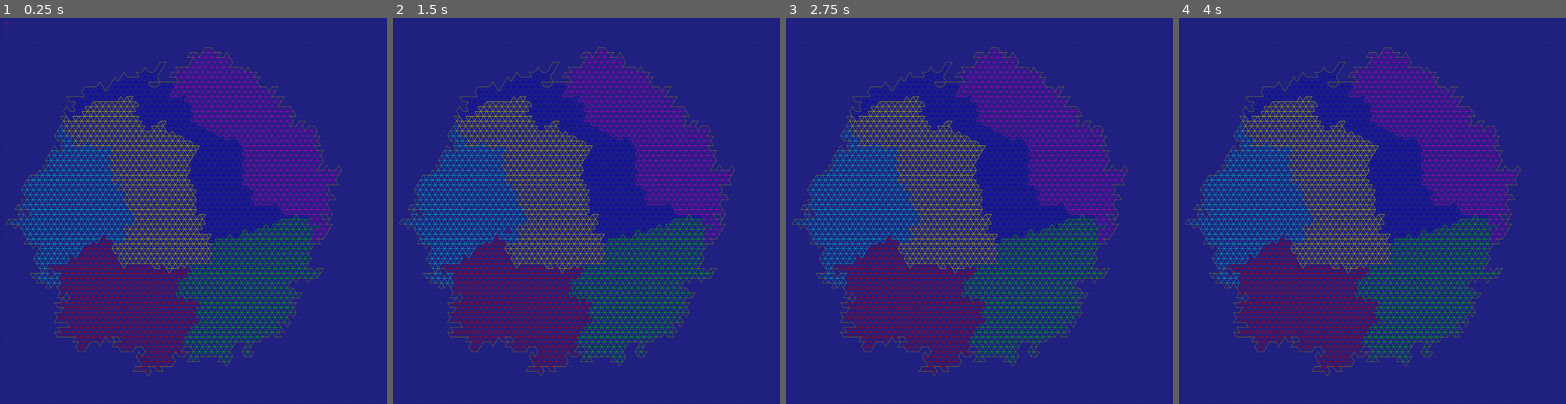
Above: before the commit, frames 1-4 (left to right).
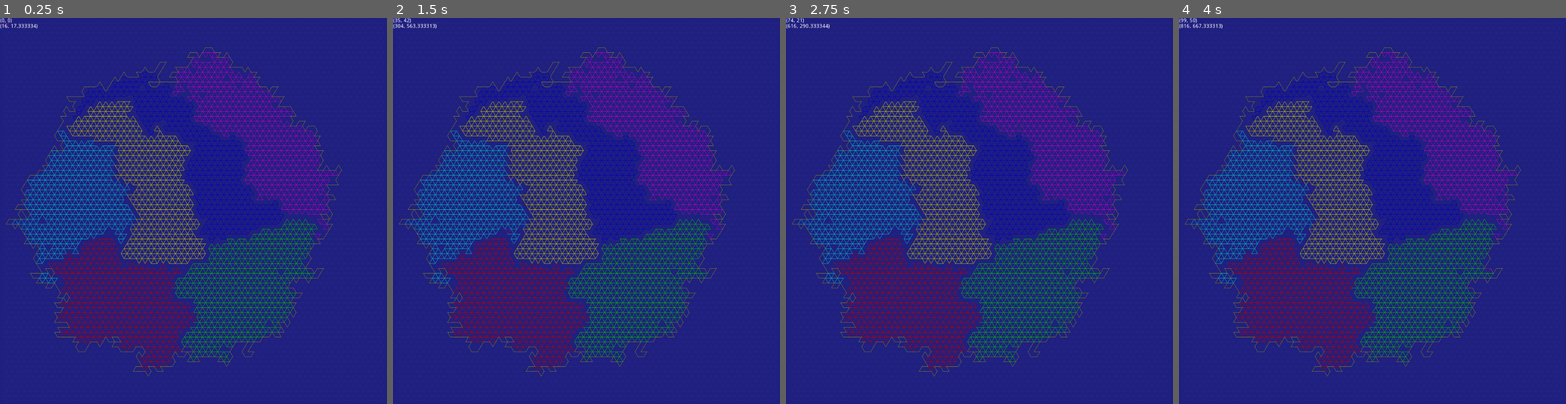
Above: after the commit, the same moments.

Repository: MichaelReel/2DMapGen_2022
Game: Godot game, scene res://PixelDrawn/TriBlobs.tscn
Same seed, same stepped clock (60 frames per second), same inputs: the game is played once before the commit and once after it. This scene is started directly instead of the project's main scene.
Inputs (mouse positions are in pixels of both pictures, inside the frame that each line leads up to):
- Up to frame 1 (0.25 s): no input
- Up to frame 2 (1.5 s): tap Enter at 0.5 s; move the mouse to (671, 191) at 0.52 s; click (671, 191) at 0.67 s; tap Space at 1.25 s; move the mouse to (509, 230) at 1.27 s; click (509, 230) at 1.42 s
- Up to frame 3 (2.75 s): tap Enter at 2 s; move the mouse to (1018, 126) at 2.02 s; click (1018, 126) at 2.17 s
- Up to frame 4 (4 s): tap Space at 2.75 s; move the mouse to (1353, 288) at 2.77 s; click (1353, 288) at 2.92 s; tap Enter at 3.5 s; move the mouse to (1488, 268) at 3.52 s; click (1488, 268) at 3.67 s

The runs differ from the first frame. In frame 1, 1.8% of the frame differs, in the area x 0-89%, y 0-92%; in frame 2, 1.8%; in frame 3, 1.8%; in frame 4, 1.8%.

Commit message:
Added some info about triangles highlighting odd ordering in grid

Diff:
--- a/PixelDrawn/TriBlobs.gd
+++ b/PixelDrawn/TriBlobs.gd
@@ -1,5 +1,6 @@
 extends TextureRect
 
+onready var status_label := $RichTextLabel
 onready var image := Image.new()
 onready var imageTexture := ImageTexture.new()
 onready var rng := RandomNumberGenerator.new()
@@ -7,6 +8,7 @@
 onready var blob_done := false
 onready var edges_done := false
 onready var regions_done := false
+onready var borders_done := false
 
 const CELL_EDGE := 16.0
 const SEA_COLOR := Color8(32, 32, 128, 255)
@@ -152,10 +154,14 @@
 	var _neighbours: Array
 	var _parent: Object = null
 	var _pos: Vector2
-
-	func _init(a: BaseLine, b: BaseLine, c: BaseLine) -> void:
+	var _index_row: int
+	var _index_col: int
+
+	func _init(a: BaseLine, b: BaseLine, c: BaseLine, index_col: int, index_row: int) -> void:
 		_points = [a.shared_point(b), a.shared_point(c), b.shared_point(c)]
 		_points.sort_custom(BasePoint, "sort_vert_hortz")
+		_index_col = index_col
+		_index_row = index_row
 		_edges = [a, b, c]
 		for edge in _edges:
 			edge.set_border_of(self)
@@ -224,6 +230,12 @@
 				current_sqr_dist = next_sqr_dist
 		return closest
 
+	func get_status() -> String:
+		var status : String = ""
+		status += "[b](%d, %d)[/b]\n" % [ _index_col, _index_row ]
+		status += "%s" % str(_pos)
+
+		return status
 
 class BaseGrid:
 	var _tri_side: float
@@ -271,8 +283,10 @@
 
 		# Go through the points and create triangles "upstream"
 		# I.e.: Triangles together with points only greater than the current point
+		var tri_row_ind : int = 0
 		for row in _grid_points:
 			var tri_row : Array = []
+			var tri_col_ind : int = 0
 			for point in row:
 				# Get connections, find connects between higher points
 				for first_line in point.higher_connections():
@@ -280,10 +294,12 @@
 					for second_line in second_point.higher_connections_to_point(point):
 						var third_point: BasePoint = second_line.other_point(second_point)
 						var third_line: BaseLine = third_point.connection_to_point(point)
-						tri_row.append(BaseTriangle.new(first_line, second_line, third_line))
+						tri_row.append(BaseTriangle.new(first_line, second_line, third_line, tri_col_ind, tri_row_ind))
 						_cell_count += 1
+						tri_col_ind += 1
 			if not tri_row.empty():
 				_grid_tris.append(tri_row)
+				tri_row_ind += 1
 
 		for tri_row in _grid_tris:
 			for tri in tri_row:
@@ -406,9 +422,11 @@
 class MouseTracker:
 	var _grid: BaseGrid
 	var _mouse_coords: Vector2
-
-	func _init(grid: BaseGrid) -> void:
+	var _status_label: RichTextLabel
+
+	func _init(grid: BaseGrid, status_label: RichTextLabel) -> void:
 		_grid = grid
+		_status_label = status_label
 
 	func update_mouse_coords(mouse_coords) -> void:
 		_mouse_coords = mouse_coords
@@ -418,6 +436,10 @@
 		var triangle: BaseTriangle = _grid.get_nearest_triangle_to(_mouse_coords)
 		triangle.draw_triangle_on_image(image, color)
 		image.unlock()
+		# Get triangle stats
+		var status_str : String = triangle.get_status()
+		_status_label.bbcode_enabled = true
+		_status_label.bbcode_text = status_str
 
 
 class Region:
@@ -425,6 +447,7 @@
 	var _debug_color: Color
 	var _cells: Array
 	var _region_front: Array
+	var _border_cells: Array
 
 	func _init(parent: TriBlob, start_triangle: BaseTriangle, debug_color: Color) -> void:
 		_parent = parent
@@ -451,7 +474,13 @@
 
 	func draw_triangles(image: Image) -> void:
 		for cell in _cells:
-			cell.draw_triangle_on_image(image, _debug_color)
+			if not cell in _border_cells:
+				cell.draw_triangle_on_image(image, _debug_color)
+
+	func find_borders() -> void:
+		for cell in _cells:
+			if cell.count_neighbours_with_parent(self) < 3:
+				_border_cells.append(cell)
 
 
 class RegionManager:
@@ -480,15 +509,20 @@
 			region.draw_triangles(image)
 		image.unlock()
 
+	func find_borders() -> void:
+		for region in _regions:
+			region.find_borders()
+
 
 func _ready() -> void:
+	status_label.text = "Starting..."
 	image.create(int(rect_size.x), int(rect_size.y), false, Image.FORMAT_RGBA8)
 	image.fill(SEA_COLOR)
 #	rng.seed = hash("island")
 	rng.seed = OS.get_system_time_msecs()
 
 	base_grid = BaseGrid.new(CELL_EDGE, rect_size)
-	mouse_tracker = MouseTracker.new(base_grid)
+	mouse_tracker = MouseTracker.new(base_grid, status_label)
 
 	var island_cells_target : int = (base_grid.get_cell_count() / 2)
 
@@ -499,9 +533,10 @@
 func _process(_delta) -> void:
 
 	if not ready:
-		pass
+		return
 
 	elif not blob_done:
+		status_label.text = "Ready..."
 		blob_done = land_blob.expand_tick()
 		base_grid.draw_grid(image, GRID_COLOR)
 		land_blob.draw_triangles(image, LAND_COLOR)
@@ -509,6 +544,7 @@
 		texture = imageTexture
 
 	elif not edges_done:
+		status_label.text = "Island defined..."
 		edges_done = true
 		base_grid.draw_grid(image, GRID_COLOR)
 		land_blob.draw_triangles(image, LAND_COLOR)
@@ -518,6 +554,7 @@
 		region_manager = RegionManager.new(land_blob, REGION_COLORS)
 
 	elif not regions_done:
+		status_label.text = "Perimeter defined..."
 		base_grid.draw_grid(image, GRID_COLOR)
 		land_blob.draw_perimeter_lines(image, COAST_COLOR)
 		regions_done = region_manager.expand_tick()
@@ -525,7 +562,13 @@
 		imageTexture.create_from_image(image)
 		texture = imageTexture
 
+	elif not borders_done:
+		status_label.text = "Regions defined..."
+		borders_done = true
+		region_manager.find_borders()
+
 	else:
+		status_label.text = ""
 		base_grid.draw_grid(image, GRID_COLOR)
 		region_manager.draw_triangles(image)
 		land_blob.draw_perimeter_lines(image, COAST_COLOR)
--- a/PixelDrawn/TriBlobs.tscn
+++ b/PixelDrawn/TriBlobs.tscn
@@ -6,3 +6,7 @@
 anchor_right = 1.0
 anchor_bottom = 1.0
 script = ExtResource( 1 )
+
+[node name="RichTextLabel" type="RichTextLabel" parent="."]
+anchor_right = 1.0
+anchor_bottom = 1.0
